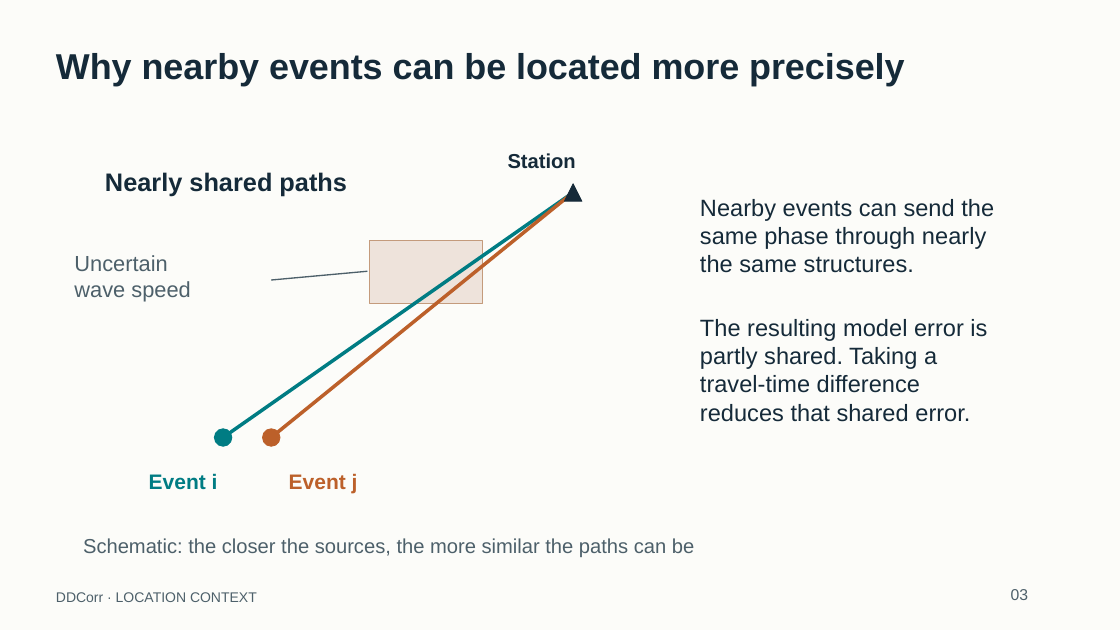
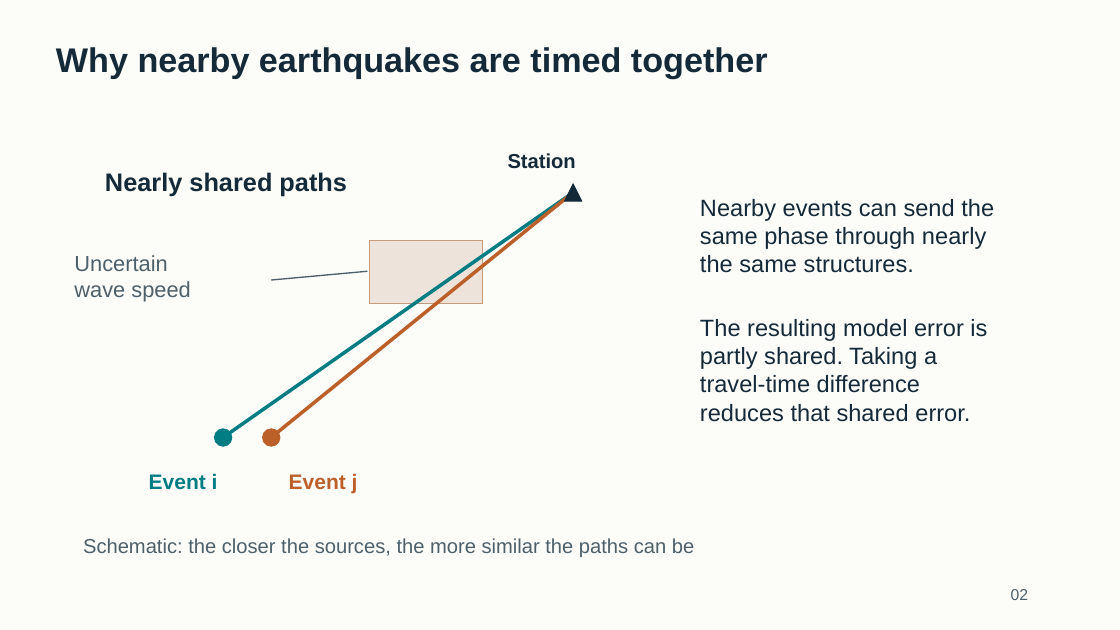
Before and after one commit to eliasrh/DDCorr.jl, a slide deck: slide 2 of teaching/DDCorr_minicourse.pptx (slide 3 before the commit). Drawn at 1120x630 pixels with LibreOffice and Linux fonts; fonts in the diff are those of the drawing. Boxes give left, top, right and bottom in pixels: in the first picture for what was removed or moved away, otherwise in the second. Text is boxed around its words. In the diff, an @@ line names an element or a change of style, - is before the commit and + after.

Commit message:
Teach differential times and relocation with the 100-event Iceland workshop
Add the correlation lecture, a shorter archive practical, and instructions for carrying one catalogue into DDSync and GraphSplit. Read advanced settings directly, preserve measured SAC magnitudes, and check waveform workloads before processing or cache reuse.

```diff
--- a/teaching/DDCorr_minicourse.pptx
+++ b/teaching/DDCorr_minicourse.pptx
@@ text at (56, 47, 768, 79): text changed; size 30.8 to 29.2 pt @@
-Why nearby events can be located more precisely
+Why nearby earthquakes are timed together
@@ text removed at (56, 592, 257, 602) @@
-DDCorr · LOCATION CONTEXT
@@ text at (1011, 589, 1028, 600): text changed @@
-03
+02
```
Also in this commit, not shown: 2 other slides changed, 43 slides added, 97 slides removed, 43 other files.
